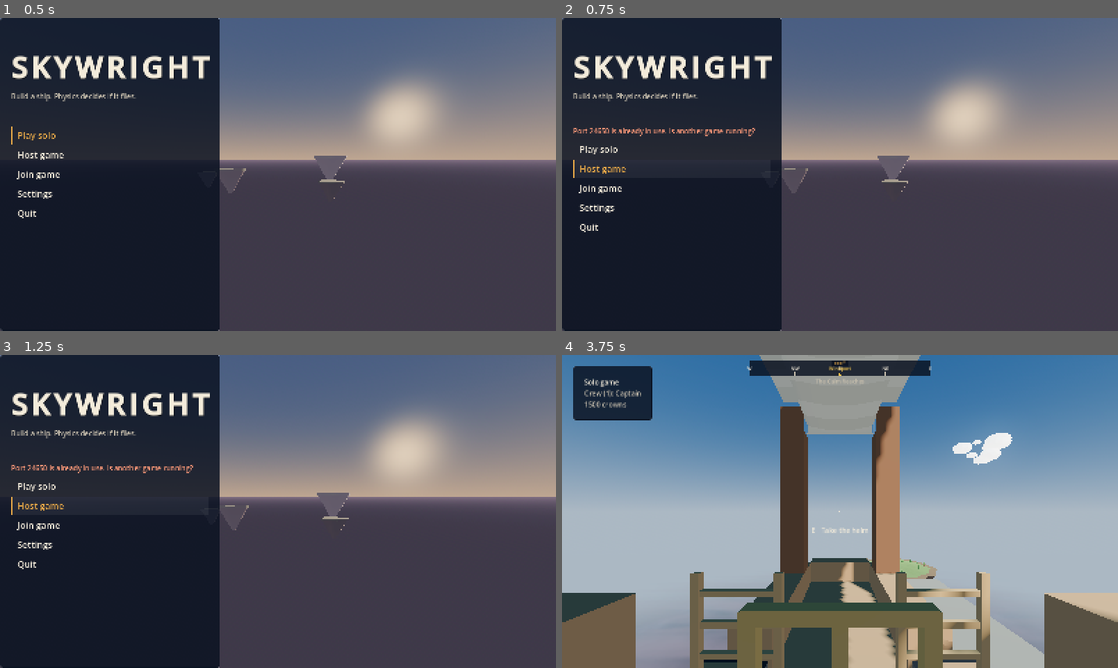
Above: before the commit, frames 1-4 (two rows, left to right).
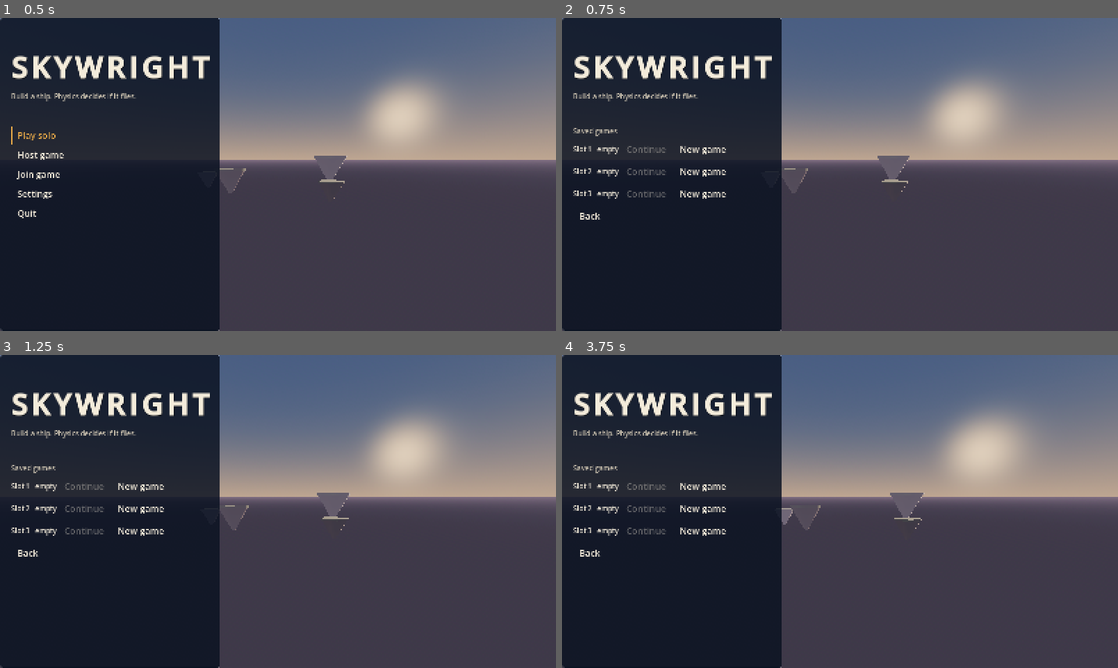
Above: after the commit, the same moments.

Repository: Rushikumar-06/Skywright
Game: Godot game, scene res://src/ui/main_menu.tscn
Two runs of this game, one before a commit and one after it. Both use one fixed random seed, a clock stepped at 60 frames per second and the inputs below.
Inputs (mouse positions are in pixels of both pictures, inside the frame that each line leads up to):
- Up to frame 1 (0.5 s): no input
- Up to frame 2 (0.75 s): click "Host game" at 0.5 s
- Up to frame 3 (1.25 s): no input
- Up to frame 4 (3.75 s): click (673, 505) at 1.25 s, where only the run before the commit has a clickable "Host game"; click (673, 552) at 2 s, where only the run after the commit has a clickable "Back"; click (673, 608) at 2.75 s, where only the run before the commit has a clickable "Back"; click "Play solo" at 3.5 s

Frame 1 is identical in both runs. In frame 2, 1.5% of the frame differs, in the area x 2-35%, y 35-69%; in frame 3, 1.5%; in frame 4, 94%, in the area x 0-100%, y 0-100%.

Commit message:
Choose a save slot to continue or start over, and save from the pause menu

Diff:
--- a/src/core/game.gd
+++ b/src/core/game.gd
@@ -2,7 +2,7 @@
 ## Moves between the main menu and the world as the crew set sail and sessions end, carries
 ## the reason a session ended back to the menu, and applies launch options (see
 ## LaunchOptions), for example: godot --path . -- --host --name=Ann
-## A dedicated server: godot --headless --path . -- --server
+## A dedicated server, which plays the "server" save slot: godot --headless --path . -- --server
 
 const MENU_SCENE := "res://src/ui/main_menu.tscn"
 const WORLD_SCENE := "res://src/world/world.tscn"
@@ -22,6 +22,11 @@
 	Session.requested_seed = options.get("seed", -1)
 	if options.has("server"):
 		Engine.max_fps = Engine.physics_ticks_per_second  # nothing to draw, so no faster than it simulates
+		var loaded := SaveGame.prepare(Session, "server")
+		if loaded.has("problem"):
+			printerr("%s; starting a new world." % loaded["problem"])
+		elif not loaded.get("note", "").is_empty():
+			print(loaded["note"])
 		var server_port: int = options.get("port", Session.DEFAULT_PORT)
 		if Session.host(player_name, server_port, true) != OK:
 			printerr("Port %d is already in use. Is another game running?" % server_port)
--- a/src/ui/main_menu.gd
+++ b/src/ui/main_menu.gd
@@ -1,5 +1,6 @@
 extends Node3D
 ## The main menu: play solo, host, join, settings and quit, over a drifting sky.
+## Playing solo or hosting first chooses a saved game's slot to continue or start over.
 ## Hosting or joining opens the lobby, where the crew wait until the host sets sail.
 ## The join panel lists the games on the local network as they answer.
 
@@ -19,6 +20,9 @@
 var _sail_button: Button
 var _leave_button: Button
 var _settings: SettingsPanel
+var _saves: VBoxContainer
+var _hosting := false  ## The saved games panel is choosing a game to host, not to play solo.
+var _new_game_buttons: Dictionary = {}  ## Slot -> its New game button.
 
 
 func _ready() -> void:
@@ -55,6 +59,9 @@
 
 	_join_panel = _build_join_panel()
 	column.add_child(_join_panel)
+	_saves = VBoxContainer.new()
+	_saves.add_theme_constant_override("separation", 12)
+	column.add_child(_saves)
 	_lobby = _build_lobby()
 	column.add_child(_lobby)
 	_settings = SettingsPanel.new()
@@ -119,6 +126,7 @@
 func _show_menu() -> void:
 	_stop_browsing()
 	_menu.visible = true
+	_saves.visible = false
 	_join_panel.visible = false
 	_lobby.visible = false
 	_settings.visible = false
@@ -211,10 +219,63 @@
 
 
 func _play_solo() -> void:
-	Session.start_solo(Settings.player_name)
+	_open_saves(false)
 
 
 func _host() -> void:
+	_open_saves(true)
+
+
+## Lists the slots, each with Continue and New game, to play solo or to host.
+func _open_saves(hosting: bool) -> void:
+	_hosting = hosting
+	_menu.visible = false
+	for child in _saves.get_children():
+		child.free()
+	_saves.add_child(UiTheme.caption("Saved games"))
+	for slot: String in SaveGame.SLOTS:
+		var row := HBoxContainer.new()
+		var summary := SaveGame.summary(slot)
+		var label := Label.new()
+		label.text = summary
+		row.add_child(label)
+		var resume := UiTheme.button("Continue", _continue.bind(slot))
+		resume.disabled = summary.ends_with("empty") or summary.ends_with("can't be read")
+		row.add_child(resume)
+		var fresh := UiTheme.button("New game", _new_game.bind(slot))
+		fresh.set_meta("empty", summary.ends_with("empty"))
+		_new_game_buttons[slot] = fresh
+		row.add_child(fresh)
+		_saves.add_child(row)
+	_saves.add_child(UiTheme.button("Back", _back))
+	_saves.visible = true
+
+
+## Plays slot's newest save that reads.
+func _continue(slot: String) -> void:
+	var loaded := SaveGame.prepare(Session, slot)
+	if loaded.has("problem"):
+		_show_problem(loaded["problem"])
+		return
+	_start()
+
+
+## Starts a new game in slot. Over a used slot, the first press asks again.
+func _new_game(slot: String) -> void:
+	var button: Button = _new_game_buttons[slot]
+	if not button.get_meta("empty") and button.text != "Start over: press again":
+		button.text = "Start over: press again"
+		return
+	Session.save_slot = slot
+	Session.loaded = {}
+	Session.requested_seed = -1
+	_start()
+
+
+func _start() -> void:
+	if not _hosting:
+		Session.start_solo(Settings.player_name)
+		return
 	var err := Session.host(Settings.player_name)
 	if err == ERR_CANT_CREATE:
 		_show_problem("Port %d is already in use. Is another game running?" % Session.DEFAULT_PORT)
--- a/src/world/world.gd
+++ b/src/world/world.gd
@@ -57,6 +57,8 @@
 var _pause: PanelContainer
 var _resume: Button
 var _abandon: Button
+var _save_button: Button
+var _pause_note: Label
 
 
 func _ready() -> void:
@@ -653,7 +655,11 @@
 	column.add_child(_resume)
 	_abandon = UiTheme.button("Abandon ship", _on_abandon_pressed)
 	column.add_child(_abandon)
-	column.add_child(UiTheme.button("Leave game", session.leave))
+	_save_button = UiTheme.button("Save game", _save_from_menu)
+	column.add_child(_save_button)
+	column.add_child(UiTheme.button("Leave game", leave_game))
+	_pause_note = UiTheme.caption("")
+	column.add_child(_pause_note)
 	column.add_child(UiTheme.caption("World seed %d" % session.world_seed))
 
 
@@ -666,8 +672,23 @@
 	abandon_ship()
 
 
+## Leaves the game, autosaving first on a server with a slot.
+## ponytail: closing the window leaves without saving; the last autosave is at most five
+## minutes old. Save on NOTIFICATION_WM_CLOSE_REQUEST if players lose progress.
+func leave_game() -> void:
+	_autosave()
+	session.leave()
+
+
+func _save_from_menu() -> void:
+	var error := save_game()
+	_pause_note.text = "Saved to slot %s." % session.save_slot if error == OK else "Couldn't save (%s)." % error_string(error)
+
+
 func _toggle_pause() -> void:
 	_pause.visible = not _pause.visible
+	_pause_note.text = ""
+	_save_button.visible = session.is_server() and not session.save_slot.is_empty()
 	_abandon.text = "Abandon ship"
 	_abandon.visible = sync.ship_of(multiplayer.get_unique_id(), false) != null
 	if player != null:
--- a/tests/test_save_game.gd
+++ b/tests/test_save_game.gd
@@ -19,6 +19,8 @@
 
 
 static func remove_tree(path: String) -> void:
+	if not DirAccess.dir_exists_absolute(path):
+		return
 	for sub in DirAccess.get_directories_at(path):
 		remove_tree(path.path_join(sub))
 	for file in DirAccess.get_files_at(path):
--- /dev/null
+++ b/tests/test_save_menu.gd
@@ -0,0 +1,151 @@
+extends NetCase
+## Saved games in the menus (spec §4.10): Play solo and Host game choose a slot to
+## continue or start over, the pause menu saves, leaving autosaves, and a dedicated
+## server plays the "server" slot.
+
+var menu: Node
+var dir := ""
+var _real_name := ""
+
+
+func _ready() -> void:
+	dir = "user://test_saves_%d" % randi()
+	SaveGame.dir = dir
+	_real_name = Settings.player_name
+	Settings.player_name = "Bob"
+	menu = (load("res://src/ui/main_menu.tscn") as PackedScene).instantiate()
+	add_child(menu)
+
+
+func after_each() -> void:
+	if Session.mode != Session.Mode.NONE:
+		Session.leave()
+		await get_tree().process_frame  # Game swaps in a fresh menu: throw it away
+		await get_tree().process_frame
+		get_tree().unload_current_scene()
+	super.after_each()
+	Session.save_slot = ""
+	Session.loaded = {}
+	Session.requested_seed = -1
+	Settings.player_name = _real_name
+	remove_tree(dir)
+	SaveGame.dir = "user://saves"
+
+
+static func remove_tree(path: String) -> void:
+	if not DirAccess.dir_exists_absolute(path):
+		return
+	for sub in DirAccess.get_directories_at(path):
+		remove_tree(path.path_join(sub))
+	for file in DirAccess.get_files_at(path):
+		DirAccess.remove_absolute(path.path_join(file))
+	DirAccess.remove_absolute(path)
+
+
+## A save of seed world_seed, with one ship, nobody's, at the first town's slipway.
+static func a_save(world_seed: int) -> Dictionary:
+	var at := Dock.slipway(WorldGen.START, 0)
+	var q := at.basis.get_rotation_quaternion()
+	var ship := {"captain": "", "at": [at.origin.x, at.origin.y, at.origin.z, q.x, q.y, q.z, q.w], "trim": 1.0, "anchored": true,
+			"spares": 40, "blocks": StarterShip.build().to_blocks(), "blueprint": StarterShip.build().to_blocks(), "paint": {},
+			"cargo": [], "hands": []}
+	return {"world": {"seed": world_seed, "time": 50.0, "salvaged": [], "exploration": "", "host": "", "saved": 1790000000.0},
+			"ships": [ship], "players": {}}
+
+
+## The saved games panel's rows: [summary Label, Continue, New game].
+func rows() -> Array:
+	var found := []
+	for row: Node in (menu.get("_saves") as Node).find_children("*", "HBoxContainer", true, false):
+		var label: Label = row.get_child(0)
+		found.append([label, row.get_child(1), row.get_child(2)])
+	return found
+
+
+func test_play_solo_shows_the_slots() -> void:
+	menu.call("_play_solo")
+	assert_true((menu.get("_saves") as Control).visible, "the saved games")
+	assert_eq(Session.mode, Session.Mode.NONE, "nothing starts yet")
+	var shown := rows()
+	assert_eq(shown.map(func(row: Array) -> String: return (row[0] as Label).text), ["Slot 1   empty", "Slot 2   empty", "Slot 3   empty"])
+	for row: Array in shown:
+		assert_true((row[1] as Button).disabled, "nothing to continue")
+
+
+func test_continue_loads_the_slot() -> void:
+	SaveGame.write(SaveGame.slot_path("2"), a_save(7))
+	menu.call("_play_solo")
+	var row: Array = rows()[1]
+	assert_eq((row[0] as Label).text, SaveGame.summary("2"))
+	assert_false((row[1] as Button).disabled)
+	(row[1] as Button).pressed.emit()
+	assert_eq(Session.mode, Session.Mode.SOLO, "a solo game starts")
+	assert_eq(Session.world_seed, 7)
+	assert_eq(Session.save_slot, "2")
+	assert_false(Session.loaded.is_empty(), "with the save to play")
+
+
+func test_a_broken_slot_says_so() -> void:
+	SaveGame.write(SaveGame.slot_path("1"), a_save(7))
+	var file := FileAccess.open(SaveGame.slot_path("1").path_join("world.json"), FileAccess.WRITE)
+	file.store_string("{")
+	file.close()
+	menu.call("_play_solo")
+	var row: Array = rows()[0]
+	assert_eq((row[0] as Label).text, "Slot 1   can't be read")
+	assert_true((row[1] as Button).disabled)
+
+
+func test_new_game_on_a_used_slot_asks_twice() -> void:
+	SaveGame.write(SaveGame.slot_path("2"), a_save(7))
+	menu.call("_play_solo")
+	var new_game: Button = rows()[1][2]
+	new_game.pressed.emit()
+	assert_eq(new_game.text, "Start over: press again")
+	assert_eq(Session.mode, Session.Mode.NONE, "nothing starts yet")
+	new_game.pressed.emit()
+	assert_eq(Session.mode, Session.Mode.SOLO, "a new game")
+	assert_eq(Session.save_slot, "2")
+	assert_true(Session.loaded.is_empty(), "from scratch")
+
+
+func test_save_game_in_the_pause_menu() -> void:
+	var world := solo_world()
+	await get_tree().process_frame
+	world.session.save_slot = "3"
+	world._toggle_pause()
+	var button: Button = world._save_button
+	assert_true(button.visible, "Save game is there")
+	button.pressed.emit()
+	assert_true(FileAccess.file_exists(SaveGame.slot_path("3").path_join("world.json")), "saved")
+	assert_eq(world._pause_note.text, "Saved to slot 3.")
+	world._toggle_pause()
+	world.session.save_slot = ""
+	world._toggle_pause()
+	assert_false(button.visible, "no slot, no Save game")
+
+
+func test_leaving_saves_first() -> void:
+	var world := solo_world()
+	await get_tree().process_frame
+	world.session.save_slot = "3"
+	world.leave_game()
+	assert_true(FileAccess.file_exists(SaveGame.autosave_paths("3")[0].path_join("world.json")), "an autosave")
+	assert_eq(world.session.mode, SessionScript.Mode.NONE, "and the game's left")
+
+
+func test_a_dedicated_server_plays_the_server_slot() -> void:
+	SaveGame.write(SaveGame.slot_path("server"), a_save(9))
+	host = make_session("Server")
+	var loaded := SaveGame.prepare(host, "server")
+	assert_true(loaded.has("save"))
+	assert_eq(host.save_slot, "server")
+	assert_false(host.loaded.is_empty())
+	assert_eq(host.requested_seed, 9)
+	host.host("Skyport", free_port(), true)
+	assert_eq(host.world_seed, 9)
+	host_world = add_world(host)
+	await get_tree().process_frame
+	var ships: Array = host_world.sync.ships.values()
+	assert_eq(ships.size(), 1, "the saved ship, not a new one")
+	assert_eq((ships[0] as Ship).captain, 0, "nobody's")
--- a/tests/test_saves.gd
+++ b/tests/test_saves.gd
@@ -20,6 +20,8 @@
 
 
 static func remove_tree(path: String) -> void:
+	if not DirAccess.dir_exists_absolute(path):
+		return
 	for sub in DirAccess.get_directories_at(path):
 		remove_tree(path.path_join(sub))
 	for file in DirAccess.get_files_at(path):
Not shown, added: tests/test_save_menu.gd.uid
